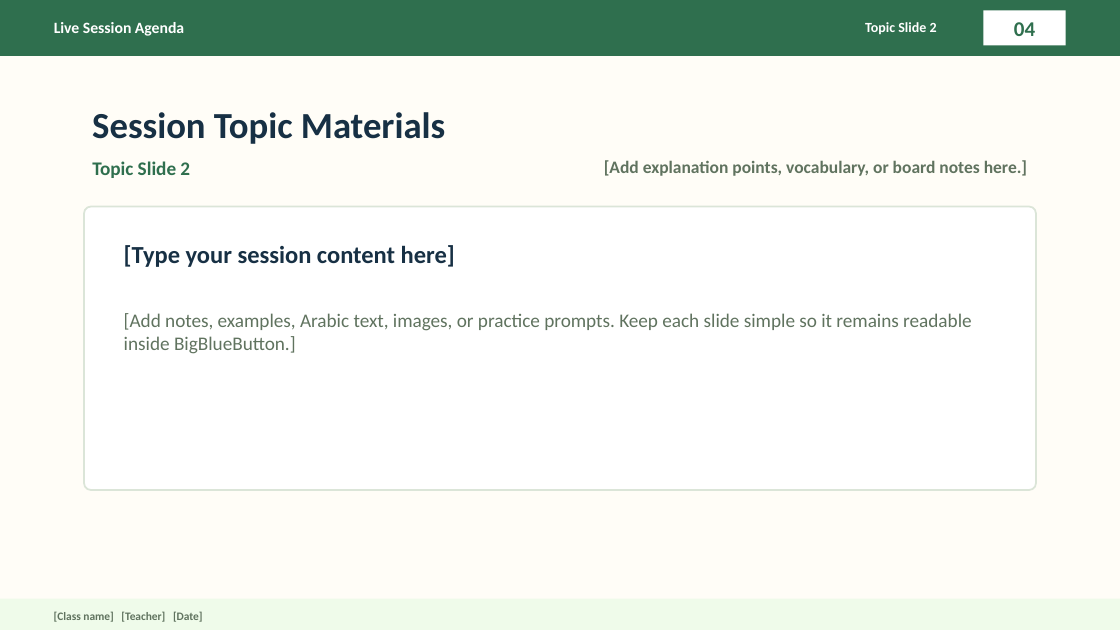
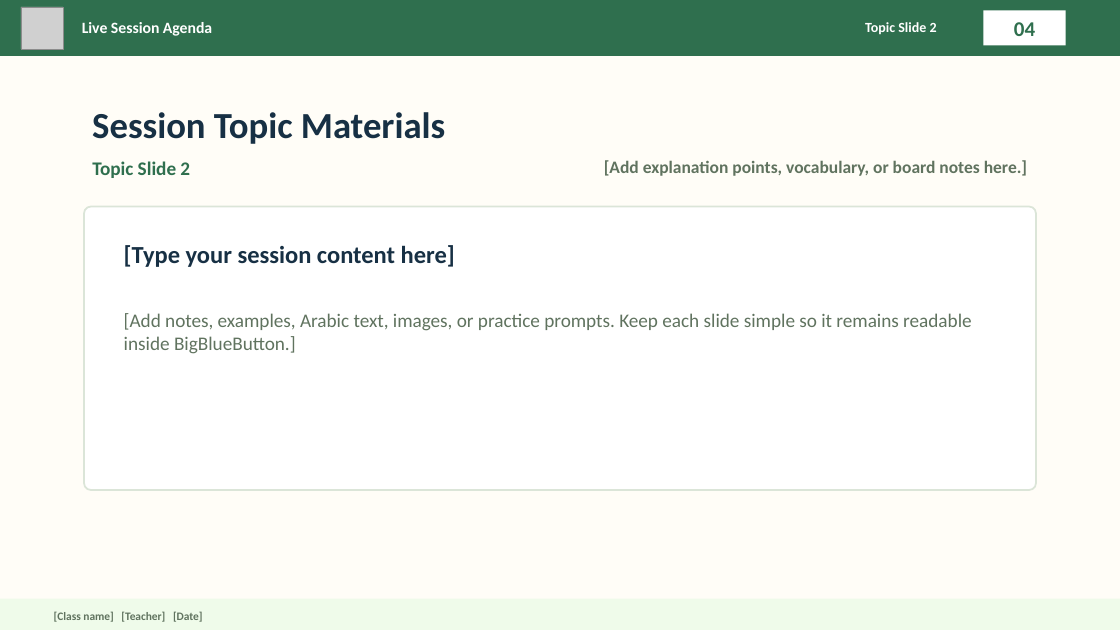
Before and after one commit to tayogroup/eduplatform, a slide deck: slide 4 of src/moodle/local_hubredirect/pix/live-session-agenda-template.pptx. Drawn at 1120x630 pixels with LibreOffice and Linux fonts; fonts in the diff are those of the drawing; grey boxes stand for pictures. Boxes give left, top, right and bottom in pixels: in the first picture for what was removed or moved away, otherwise in the second. Text is boxed around its words. In the diff, an @@ line names an element or a change of style, - is before the commit and + after.

```diff
--- a/src/moodle/local_hubredirect/pix/live-session-agenda-template.pptx
+++ b/src/moodle/local_hubredirect/pix/live-session-agenda-template.pptx
@@ picture added at (21,7,63,49) @@
@@ text "Live Session Agenda": place and size @@
-text "Live Session Agenda" at (54,22,184,36)
+text "Live Session Agenda" at (82,22,212,36)
```
Also in this commit, not shown: 9 other slides changed, 9 other files.
